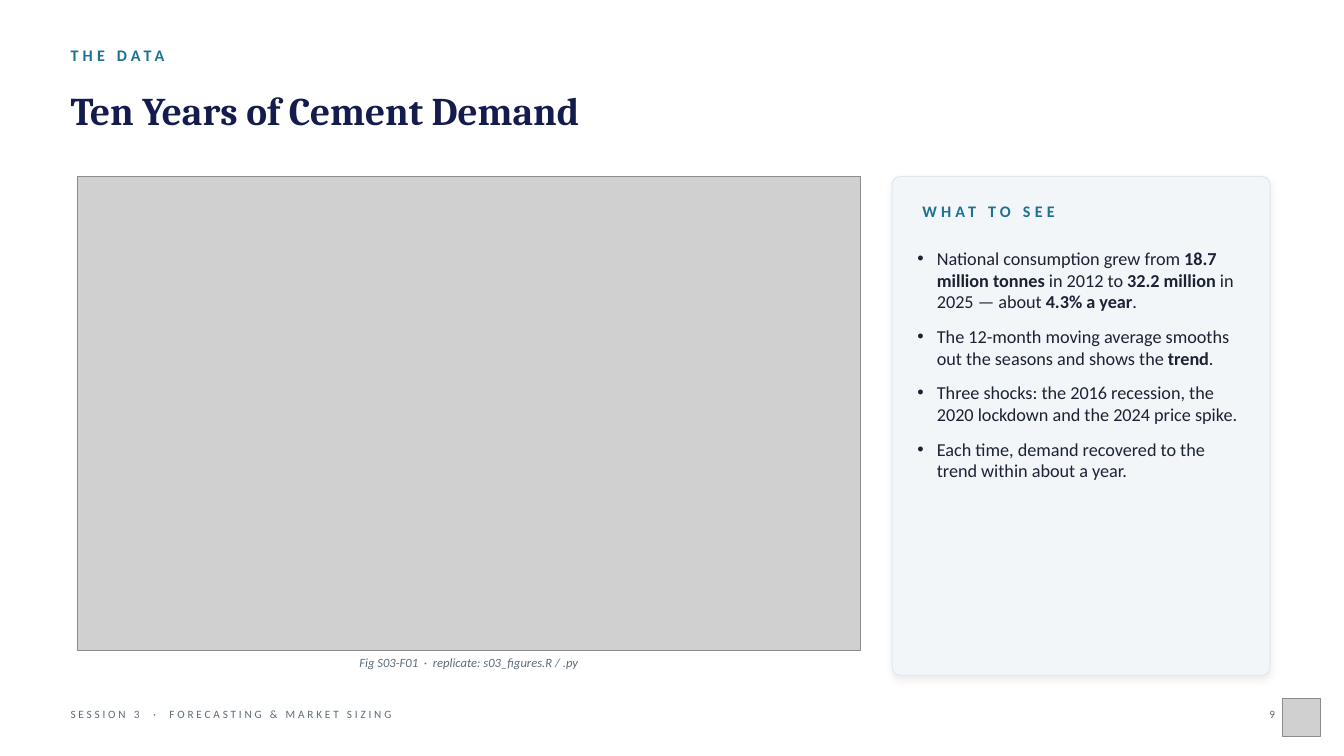
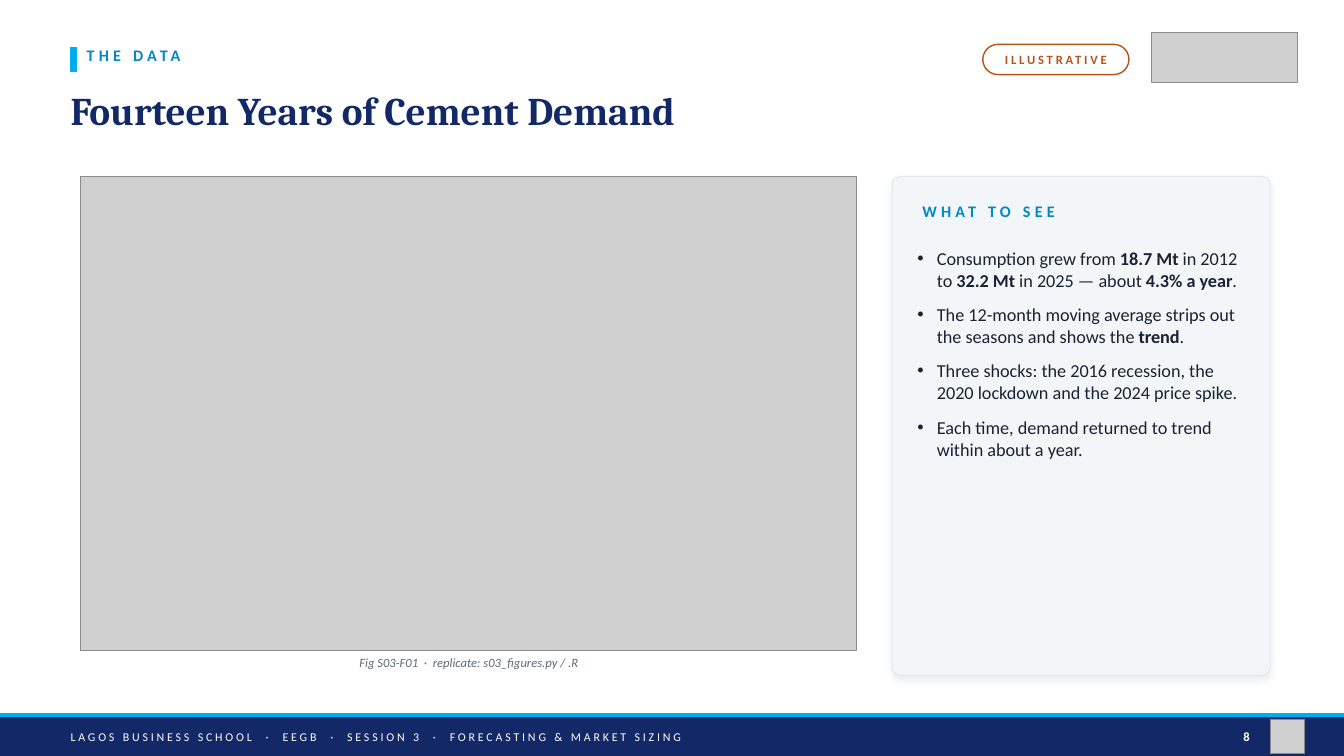
Before and after one commit to adibongo/eegb, a slide deck: slide 8 of sessions/s03/slides/EEGB_S03_Demand_Forecasting_Market_Sizing.pptx (slide 9 before the commit). Drawn at 1344x756 pixels with LibreOffice and Linux fonts; fonts in the diff are those of the drawing; grey boxes stand for pictures. Boxes give left, top, right and bottom in pixels: in the first picture for what was removed or moved away, otherwise in the second. Text is boxed around its words. In the diff, an @@ line names an element or a change of style, - is before the commit and + after.

```diff
--- a/sessions/s03/slides/EEGB_S03_Demand_Forecasting_Market_Sizing.pptx
+++ b/sessions/s03/slides/EEGB_S03_Demand_Forecasting_Market_Sizing.pptx
@@ rectangle added at (71,47,77,72), fill #00AEEF, outline #00AEEF 1 pt @@
@@ text "THE DATA" at (87,45,1075,76): text colour #1C7293 to #0088C7 @@
@@ text "THE DATA": place and size @@
-text "THE DATA" at (71,45,1129,76)
+text "THE DATA" at (87,45,1075,76)
@@ rounded rectangle added at (983,44,1129,75), fill #FFFFFF, outline #B5541A 1 pt @@
@@ text added at (983,44,1129,75), 9 pt, text #B5541A, bold @@
+ILLUSTRATIVE
@@ picture added at (1151,32,1298,82) @@
@@ text at (71,97,675,126): text changed; text colour #141B4D to #122867 @@
-Ten Years of Cement Demand
+Fourteen Years of Cement Demand
@@ picture: place and size @@
-picture at (78,176,861,650)
+picture at (81,176,857,650)
@@ text "WHAT TO SEE" at (988,206,1011,217): text colour #1C7293 to #0088C7 @@
@@ text at (937,252,1237,343): text changed @@
-• National consumption grew from 18.7 million tonnes in 2012 to 32.2 million in 2025 — about 4.3% a year.
-• The 12-month moving average smooths out the seasons and shows the trend.
+• Consumption grew from 18.7 Mt in 2012 to 32.2 Mt in 2025 — about 4.3% a year.
+• The 12-month moving average strips out the seasons and shows the trend.
@@ text at (937,421,1211,459): text changed @@
-• Each time, demand recovered to the trend within about a year.
+• Each time, demand returned to trend within about a year.
@@ text at (359,658,578,669): text changed @@
-Fig S03-F01 · replicate: s03_figures.R / .py
+Fig S03-F01 · replicate: s03_figures.py / .R
@@ rectangle added at (0,714,1344,718), fill #00AEEF, outline #00AEEF 1 pt @@
@@ rectangle added at (0,718,1344,756), fill #122867, outline #122867 1 pt @@
@@ text "LAGOS BUSINESS SCHOOL · EEGB ..." at (71,733,681,741): vertical alignment top to middle @@
@@ text removed at (1269,711,1275,718) @@
-9
@@ text at (71,733,681,741): text changed; size 8 to 8.5 pt; text colour #5C6B7A to #FFFFFF @@
-SESSION 3 · FORECASTING & MARKET SIZING
+LAGOS BUSINESS SCHOOL · EEGB · SESSION 3 · FORECASTING & MARKET SIZING
@@ text added at (1243,732,1249,741), 9 pt, text #FFFFFF, bold @@
+8
@@ picture: place and size @@
-picture at (1282,699,1321,737)
+picture at (1270,720,1305,754)
```
Also in this commit, not shown: 24 other slides changed, 10 slides added, 3 slides removed, 22 other files.
